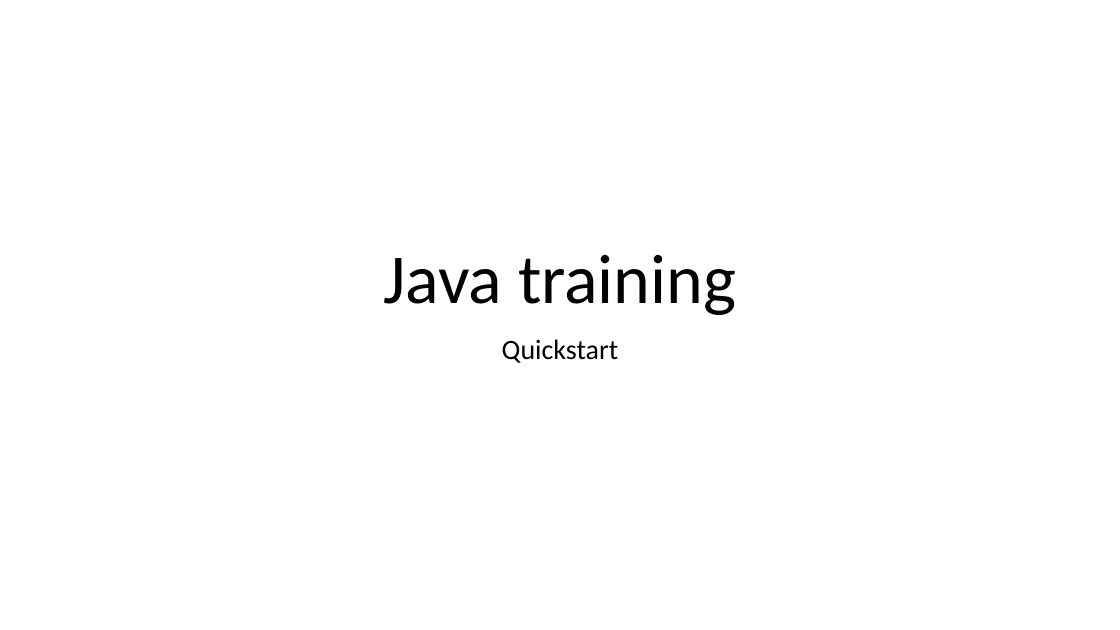
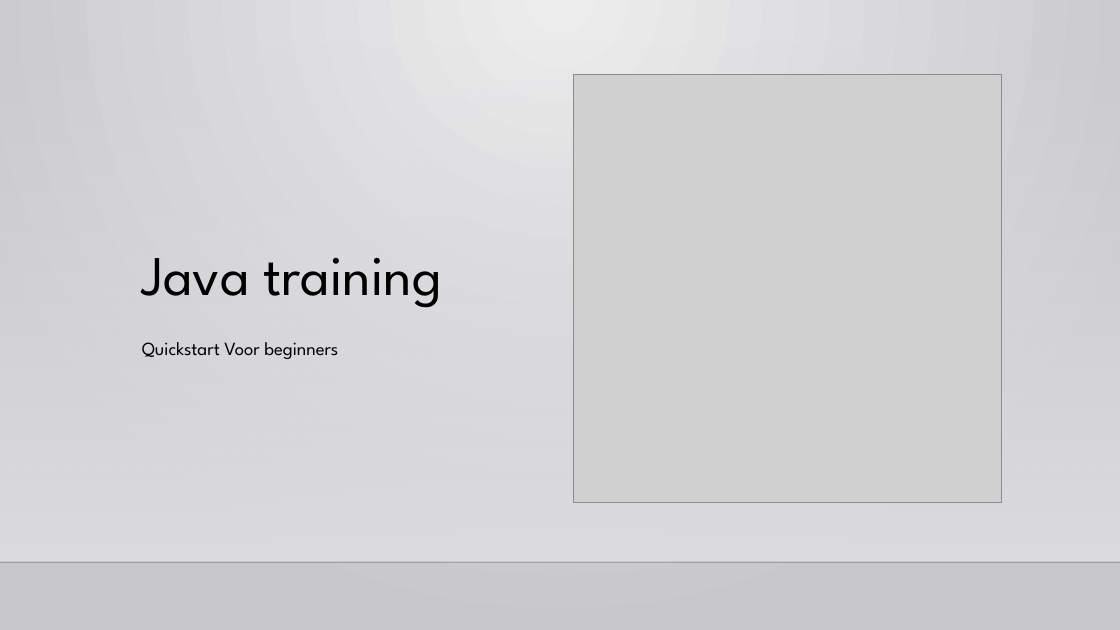
Before and after one commit to otcap/training, a slide deck: slide 1 of java/quickstart/presentatie/Java training - Quickstart.pptx. Drawn at 1120x630 pixels with LibreOffice and Linux fonts; fonts in the diff are those of the drawing; grey boxes stand for pictures; background and template pictures are left out. Boxes give left, top, right and bottom in pixels: in the first picture for what was removed or moved away, otherwise in the second. Text is boxed around its words. In the diff, an @@ line names an element or a change of style, - is before the commit and + after.

```diff
--- a/java/quickstart/presentatie/Java training - Quickstart.pptx
+++ b/java/quickstart/presentatie/Java training - Quickstart.pptx
@@ background #FFFFFF to gradient #EDEDEE to #C8C8CB @@
@@ rectangle added at (0,43,1120,562), fill gradient #DCDCE0 to #DEDEE2 @@
@@ title "Java training": place and size @@
-title "Java training" at (383,255,736,315)
+title "Java training" at (142,258,442,308)
@@ title "Java training" at (142,258,442,308): size 60 to 48 pt, font Calibri to League Spartan; alignment centre to left @@
@@ picture added at (574,74,1002,502) @@
@@ subtitle at (142,342,338,359): text changed; size 24 to 16 pt; font Calibri to League Spartan @@
-Quickstart
+Quickstart Voor beginners
@@ line added from (0, 562) to (1120, 562), #000001 1 pt @@
```
Also in this commit, not shown: 17 other slides changed, 1 slide added.
